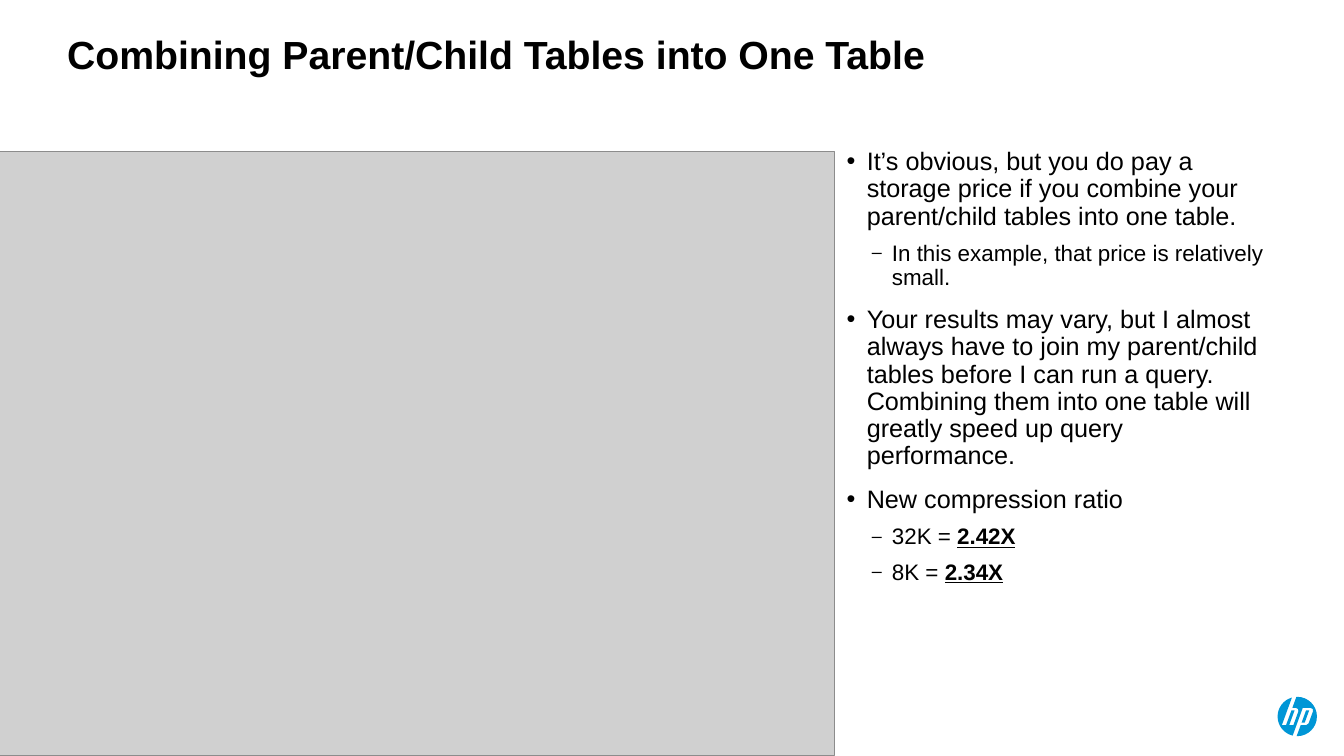
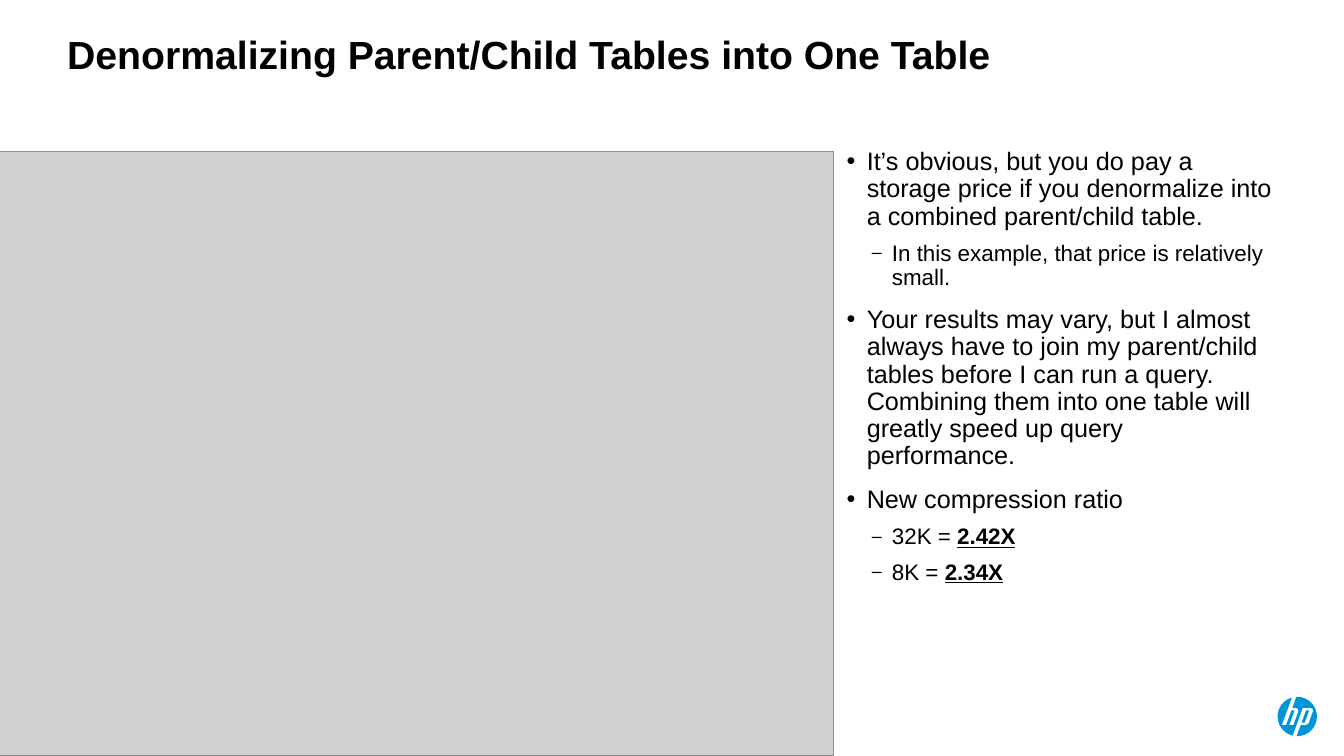
Before and after one commit to Dyland28/HP-Data-Compression, a slide deck: slide 17 of compression_sand_weiss_hotsos_2018.pptx. Drawn at 1344x756 pixels with LibreOffice and Linux fonts; fonts in the diff are those of the drawing; grey boxes stand for pictures. Boxes give left, top, right and bottom in pixels: in the first picture for what was removed or moved away, otherwise in the second. Text is boxed around its words. In the diff, an @@ line names an element or a change of style, - is before the commit and + after.

```diff
--- a/compression_sand_weiss_hotsos_2018.pptx
+++ b/compression_sand_weiss_hotsos_2018.pptx
@@ title at bbox=[67, 40, 990, 77]: text changed @@
-Combining Parent/Child Tables into One Table
+Denormalizing Parent/Child Tables into One Table
@@ text at bbox=[867, 151, 1272, 230]: text changed @@
-• It’s obvious, but you do pay a storage price if you combine your parent/child tables into one table.
+• It’s obvious, but you do pay a storage price if you denormalize into a combined parent/child table.
```
Also in this commit, not shown: 2 other slides changed, 1 slide removed.
